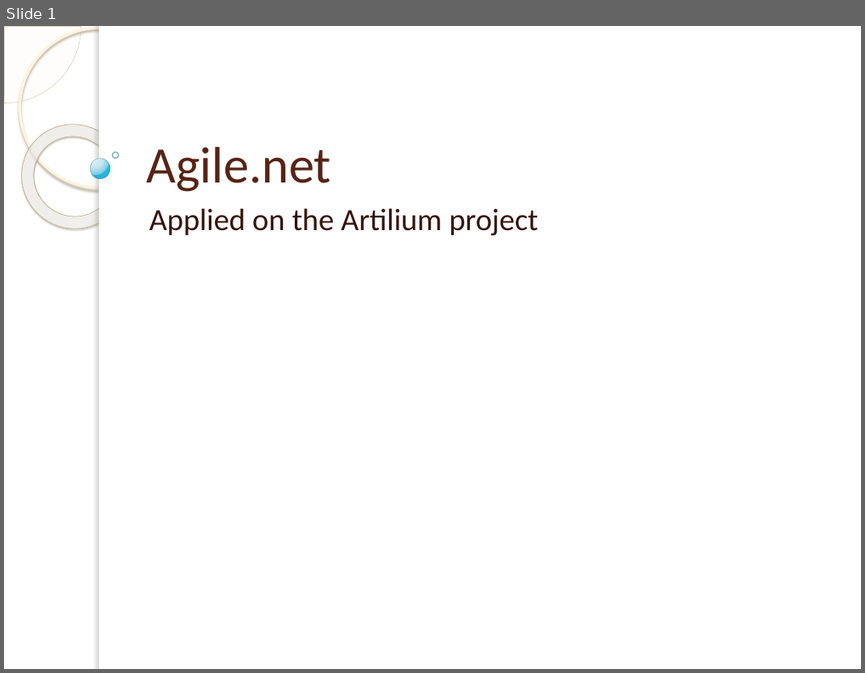
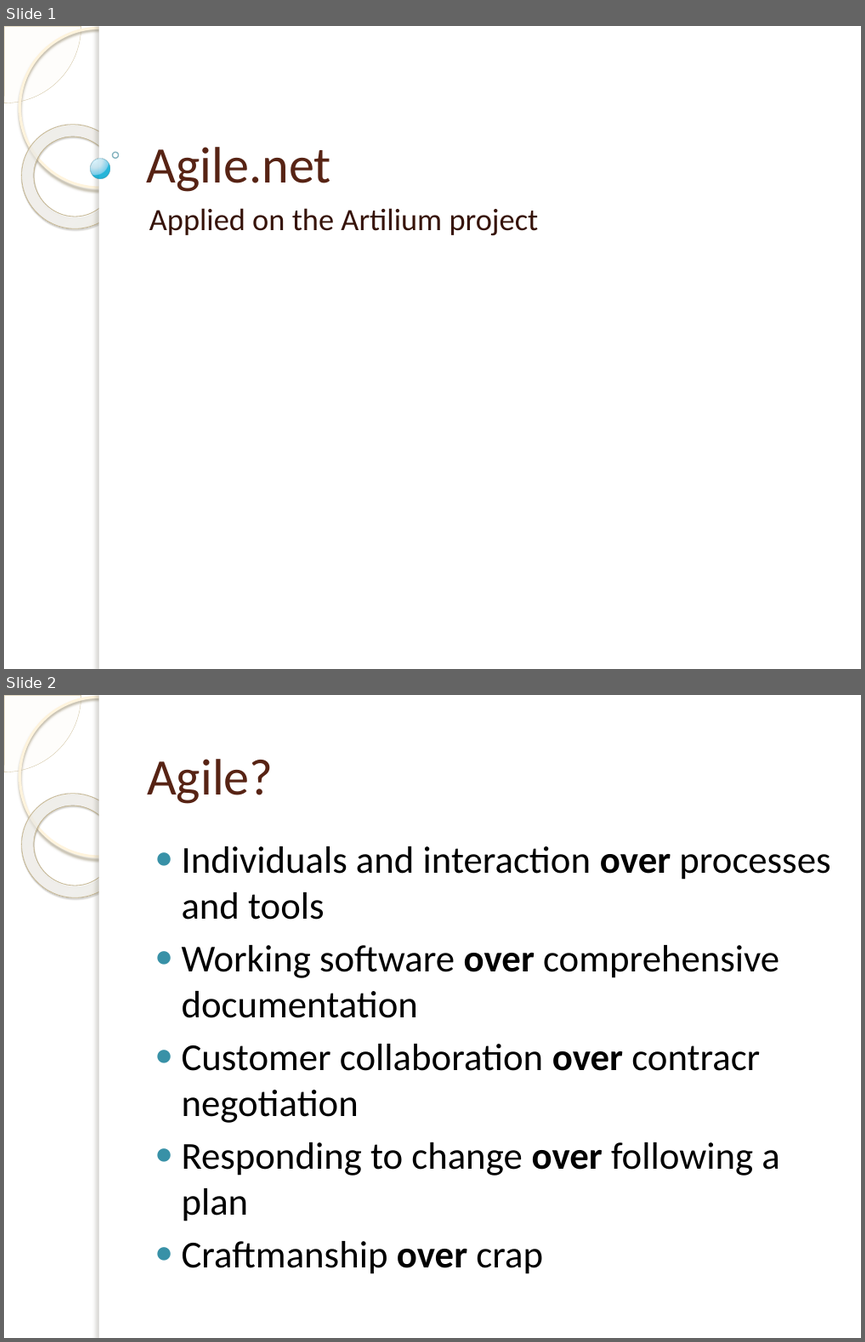
Before and after one commit to michelgrootjans/foresee, a slide deck: Agile.net/Agile.net.pptx. Shown one above the other, each under a label of ours: slide 1 before the commit, slides 1 and 2 after it. The pictures are 865x673 and 865x1342 pixels, drawn with LibreOffice and Linux fonts; fonts in the diff are those of the drawing; background and template pictures are left out. Boxes give left, top, right and bottom in pixels: in the first picture for what was removed or moved away, otherwise in the second. Text is boxed around its words. In the diff, an @@ line names an element or a change of style, - is before the commit and + after.

```diff
--- a/Agile.net/Agile.net.pptx
+++ b/Agile.net/Agile.net.pptx
@@ slide 2 added at [4, 695, 861, 1338], background picture (left out); not listed: 5 template elements that a slide beside it also shows @@
@@ title added at [147, 759, 273, 804], 43 pt, text #572314 @@
+Agile?
@@ text added at [182, 846, 830, 1274], 32 pt, text #000000 @@
+● Individuals and interaction over processes and tools
+● Working software over comprehensive documentation
+● Customer collaboration over contracr negotiation
+● Responding to change over following a plan
+● Craftmanship over crap
```
Also in this commit, not shown: 8 other slides added, 1 slide removed.
